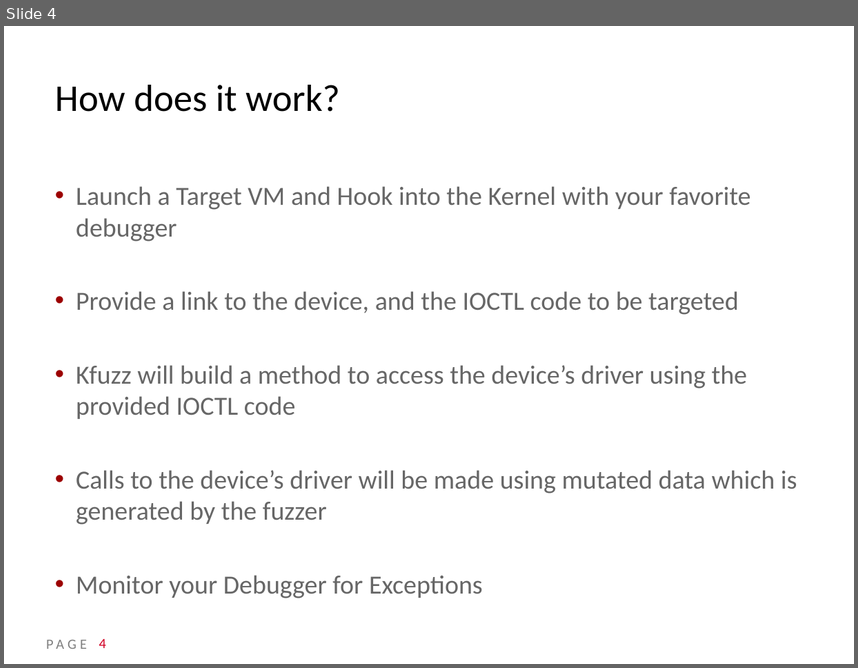
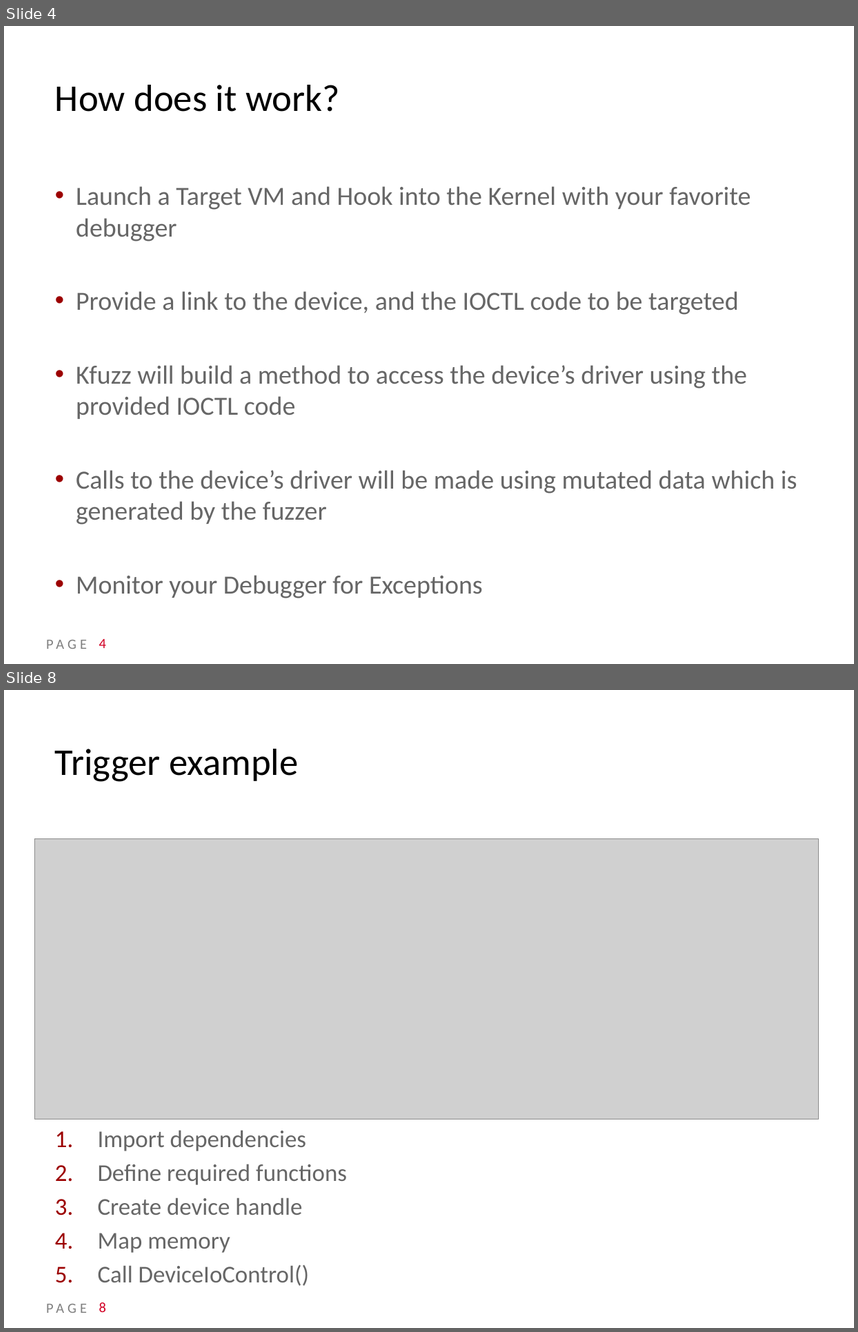
Before and after one commit to xshield360/Kfuzz, a slide deck: CORE-2013-kFuzz.pptx. Shown one above the other, each under a label of ours: slide 4 before the commit, slides 4 and 8 after it; the slides between them are not shown. The pictures are 858x668 and 858x1332 pixels, drawn with LibreOffice and Linux fonts; fonts in the diff are those of the drawing; grey boxes stand for pictures; background and template pictures are left out. Boxes give left, top, right and bottom in pixels: in the first picture for what was removed or moved away, otherwise in the second. Text is boxed around its words. In the diff, an @@ line names an element or a change of style, - is before the commit and + after.

```diff
--- a/CORE-2013-kFuzz.pptx
+++ b/CORE-2013-kFuzz.pptx
@@ slide 8 added at (4, 690, 854, 1328), background picture (left out); not listed: 1 template element that a slide beside it also shows @@
@@ title added at (55, 749, 299, 782), 32 pt, text #000000 @@
+Trigger example
@@ picture added at (34, 839, 818, 1119) @@
@@ text added at (98, 1130, 347, 1285), 20.4 pt, text #666666 @@
+1. Import dependencies
+2. Define required functions
+3. Create device handle
+4. Map memory
+5. Call DeviceIoControl()
@@ page number added at (99, 1302, 106, 1312), 12 pt, text #D20025 @@
+8
```
Also in this commit, not shown: 2 slides changed, 3 other slides added.
